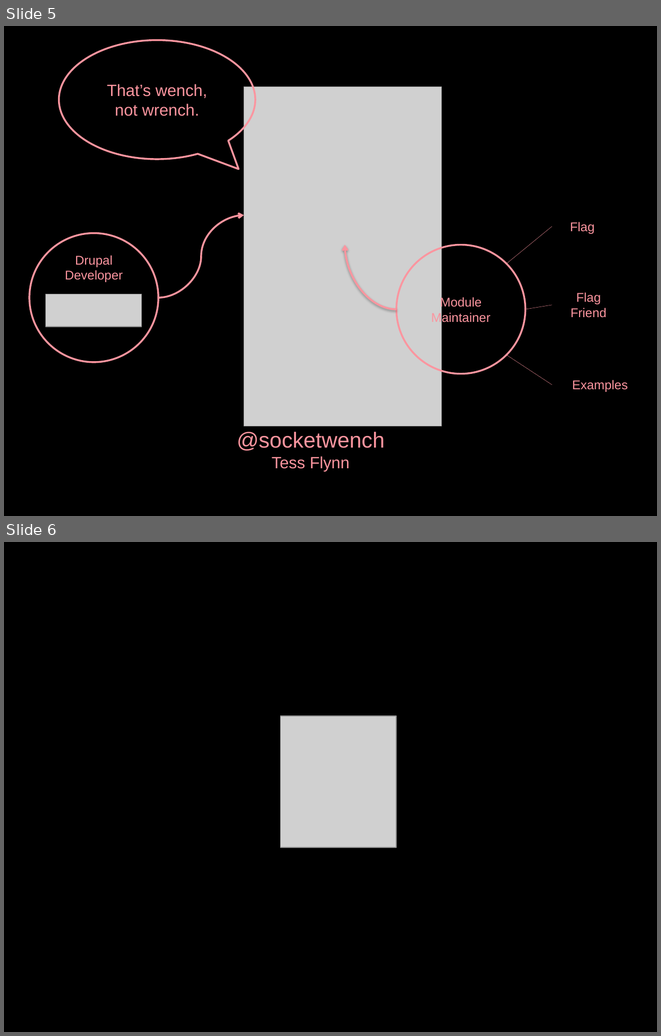
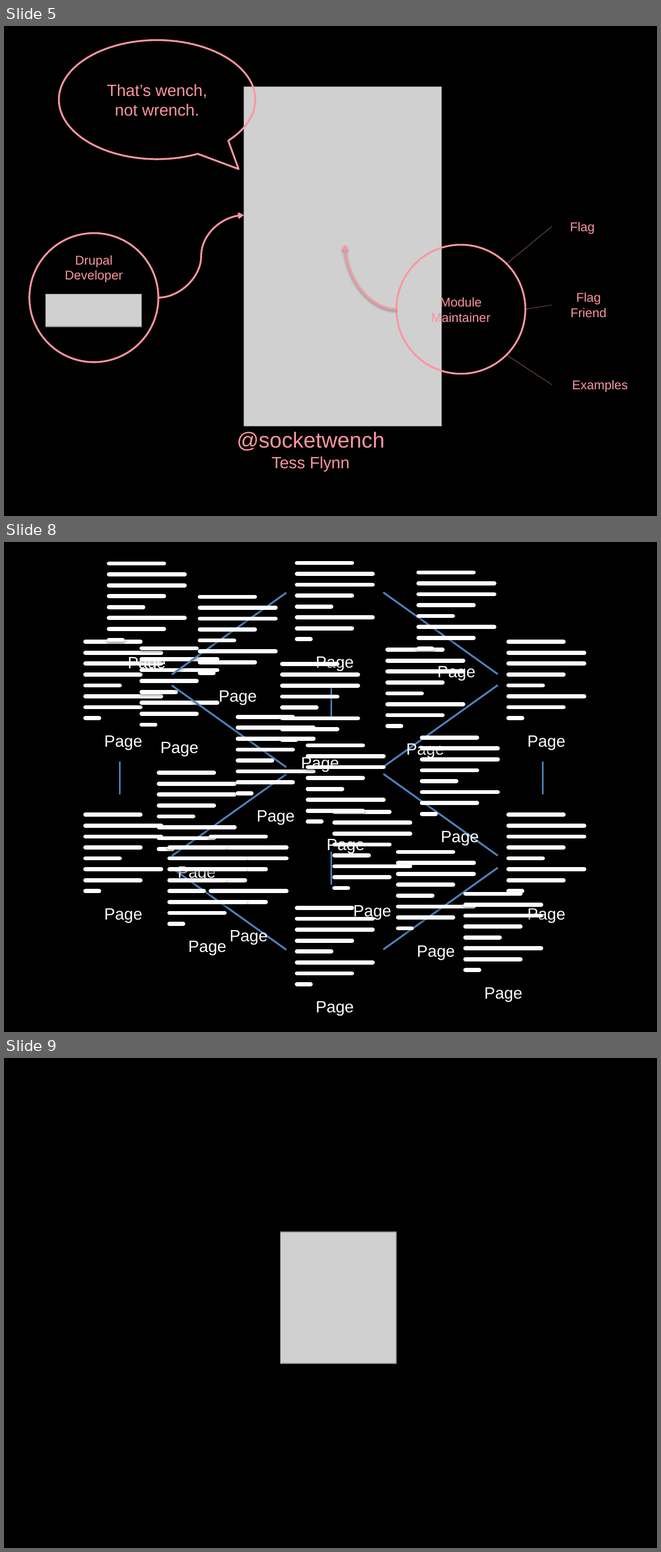
Before and after one commit to socketwench/introToContentTypes, a slide deck: src/introToContentTypes.pptx. Shown one above the other, each under a label of ours: slides 5 and 6 before the commit, slides 5, 8 and 9 after it; the slides between them are not shown. The pictures are 661x1036 and 661x1552 pixels, drawn with LibreOffice and Linux fonts; fonts in the diff are those of the drawing; grey boxes stand for pictures. Boxes give left, top, right and bottom in pixels: in the first picture for what was removed or moved away, otherwise in the second. Text is boxed around its words. In the diff, an @@ line names an element or a change of style, - is before the commit and + after.

```diff
--- a/src/introToContentTypes.pptx
+++ b/src/introToContentTypes.pptx
@@ slide 8 added at (4, 542, 657, 1032), background #000000 @@
@@ group added at (109, 564, 185, 671): 8 lines, 1 text @@
+Page
@@ line added from (172, 674) to (286, 593), #4F81BD 2 pt @@
@@ group added at (297, 563, 373, 670): 8 lines, 1 text @@
+Page
@@ line added from (497, 674) to (383, 592), #4F81BD 2 pt @@
@@ group added at (418, 573, 494, 680): 8 lines, 1 text @@
+Page
@@ group added at (200, 597, 276, 704): 8 lines, 1 text @@
+Page
@@ group added at (142, 649, 218, 756): 8 lines, 1 text @@
+Page
@@ group added at (387, 650, 463, 757): 8 lines, 1 text @@
+Page
@@ group added at (86, 642, 584, 749): 16 lines, 2 texts @@
+Page
+Page
@@ line added from (172, 686) to (286, 767), #4F81BD 2 pt @@
@@ group added at (282, 663, 358, 771): 8 lines, 1 text @@
+Page
@@ line added from (331, 685) to (331, 718), #4F81BD 2 pt @@
@@ line added from (497, 685) to (383, 767), #4F81BD 2 pt @@
@@ line added from (120, 761) to (120, 795), #4F81BD 2 pt @@
@@ group added at (238, 717, 314, 824): 8 lines, 1 text @@
+Page
@@ line added from (542, 761) to (542, 795), #4F81BD 2 pt @@
@@ line added from (172, 856) to (286, 774), #4F81BD 2 pt @@
@@ group added at (308, 745, 383, 853): 8 lines, 1 text @@
+Page
@@ line added from (497, 855) to (383, 774), #4F81BD 2 pt @@
@@ group added at (422, 737, 497, 845): 8 lines, 1 text @@
+Page
@@ group added at (159, 773, 235, 880): 8 lines, 1 text @@
+Page
@@ line added from (331, 852) to (331, 884), #4F81BD 2 pt @@
@@ group added at (334, 812, 410, 919): 8 lines, 1 text @@
+Page
@@ group added at (86, 815, 584, 922): 16 lines, 2 texts @@
+Page
+Page
@@ line added from (172, 868) to (286, 950), #4F81BD 2 pt @@
@@ group added at (188, 837, 286, 955): 8 lines, 1 text @@
+Page
@@ line added from (497, 867) to (383, 950), #4F81BD 2 pt @@
@@ group added at (169, 848, 268, 944): 8 lines, 1 text @@
+Page
@@ group added at (398, 852, 474, 960): 8 lines, 1 text @@
+Page
@@ group added at (466, 894, 541, 1001): 8 lines, 1 text @@
+Page
@@ group added at (297, 908, 373, 1015): 8 lines, 1 text @@
+Page
@@ what was slide 6 is now slide 9 @@
```
Also in this commit, not shown: 15 other slides added, 21 other files.
